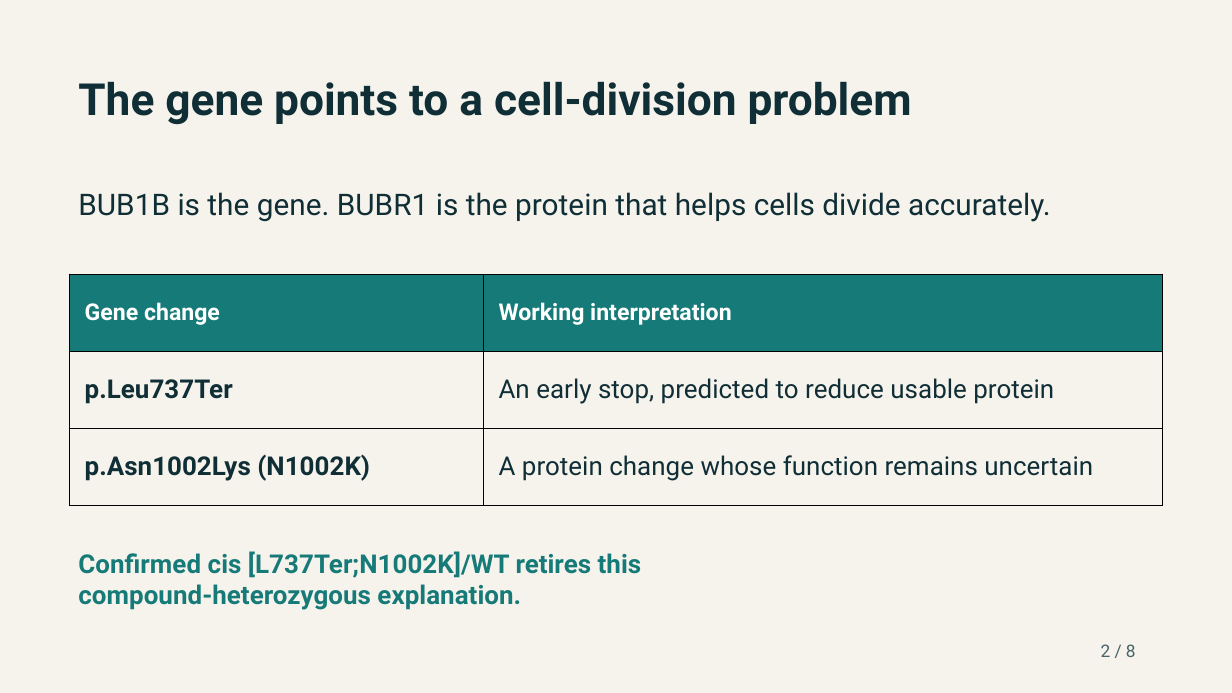
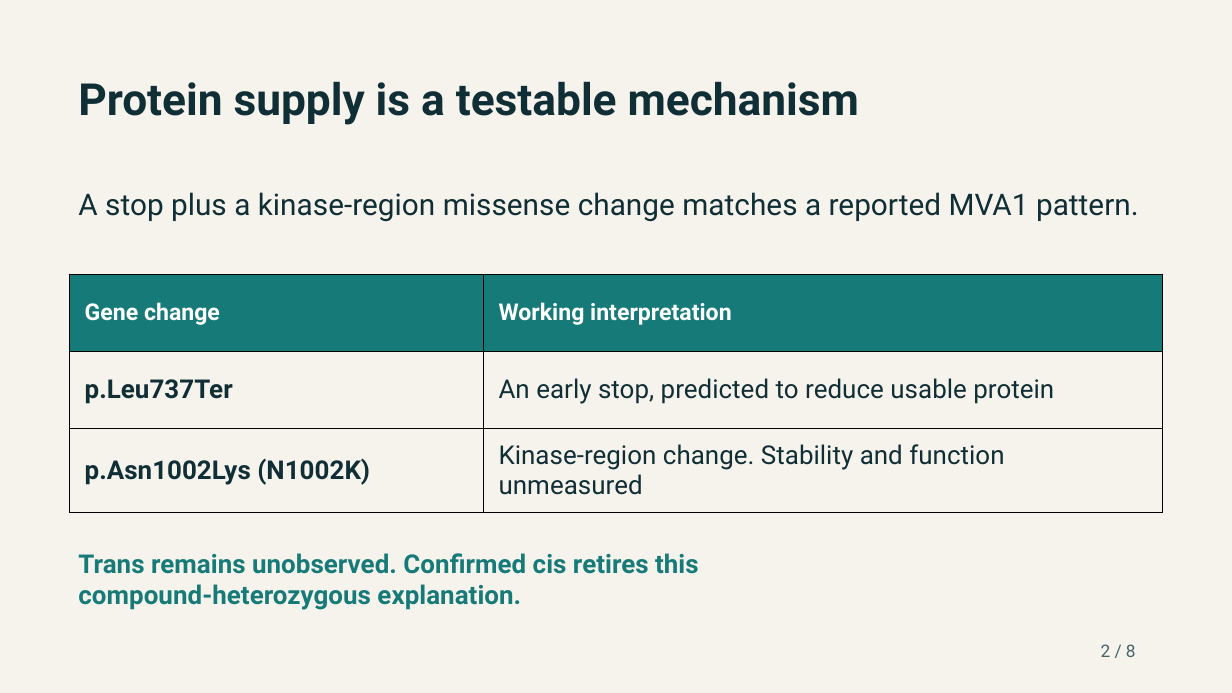
Before and after one commit to EternaPeptix/mva-hackathon, a slide deck: slide 2 of reports/media/jeweled_track2_slides.pptx. Drawn at 1232x693 pixels with LibreOffice and Linux fonts; fonts in the diff are those of the drawing. Boxes give left, top, right and bottom in pixels: in the first picture for what was removed or moved away, otherwise in the second. Text is boxed around its words. In the diff, an @@ line names an element or a change of style, - is before the commit and + after.

```diff
--- a/reports/media/jeweled_track2_slides.pptx
+++ b/reports/media/jeweled_track2_slides.pptx
@@ text at (78, 81, 859, 125): text changed @@
-The gene points to a cell-division problem
+Protein supply is a testable mechanism
@@ text at (78, 192, 1139, 222): text changed @@
-BUB1B is the gene. BUBR1 is the protein that helps cells divide accurately.
+A stop plus a kinase-region missense change matches a reported MVA1 pattern.
@@ table at (69, 274, 1163, 506) @@
-row 3, column 2: A protein change whose function remains uncertain
+row 3, column 2: Kinase-region change. Stability and function unmeasured
@@ text at (78, 553, 699, 574): text changed @@
-Confirmed cis [L737Ter;N1002K]/WT retires this
+Trans remains unobserved. Confirmed cis retires this
```
Also in this commit, not shown: 4 other slides changed, 38 other files.
